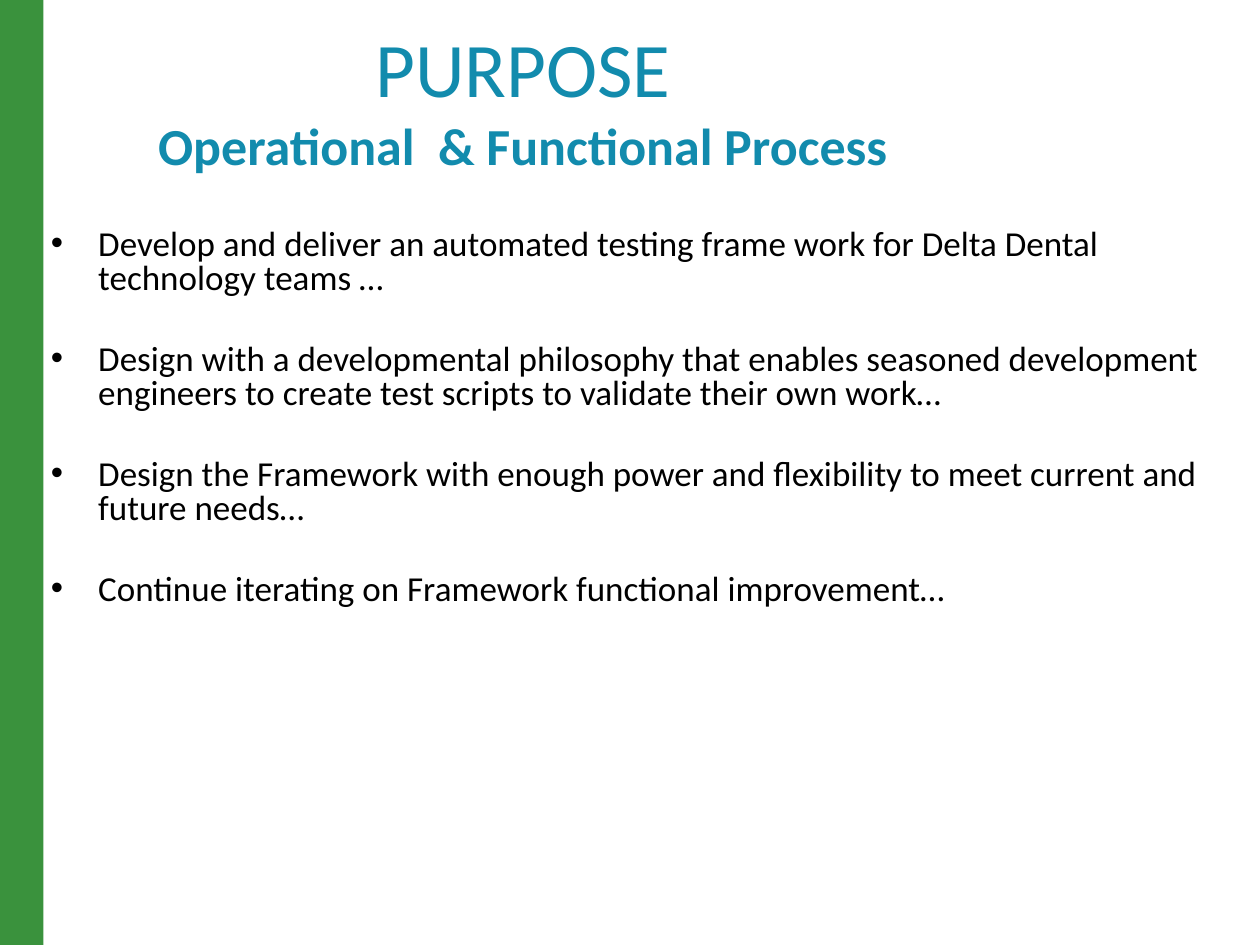
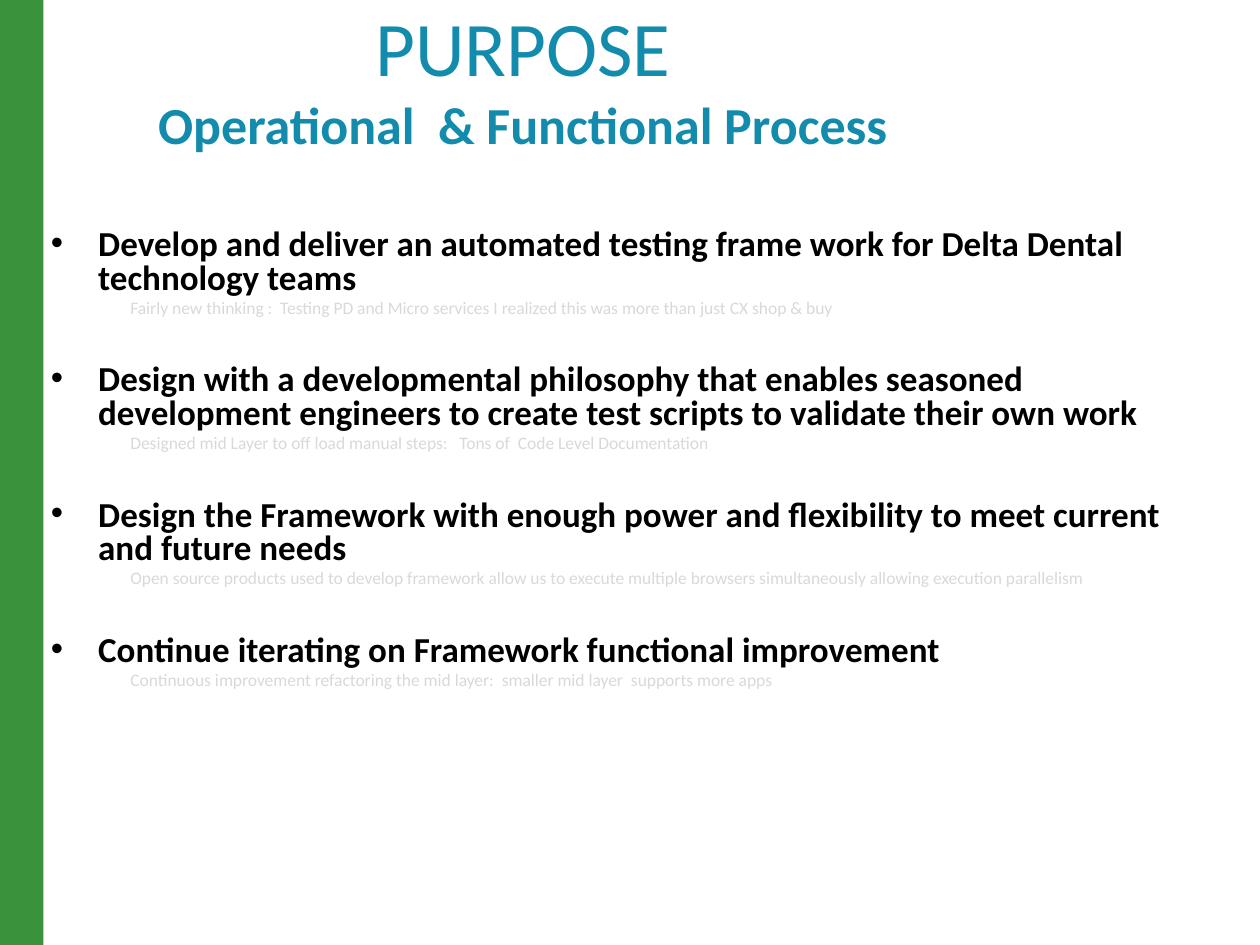
Before and after one commit to raghav9329/mainProf, a slide deck: slide 3 of CurrentWork_Delta/CX_StrategyPowerPoint.pptx. Drawn at 1260x945 pixels with LibreOffice and Linux fonts; fonts in the diff are those of the drawing. Boxes give left, top, right and bottom in pixels: in the first picture for what was removed or moved away, otherwise in the second. Text is boxed around its words. In the diff, an @@ line names an element or a change of style, - is before the commit and + after.

```diff
--- a/CurrentWork_Delta/CX_StrategyPowerPoint.pptx
+++ b/CurrentWork_Delta/CX_StrategyPowerPoint.pptx
@@ title "PURPOSE Operational & Functional Process": place and size @@
-title "PURPOSE Operational & Functional Process" at box(158, 47, 887, 174)
+title "PURPOSE Operational & Functional Process" at box(158, 26, 887, 153)
@@ text at box(98, 231, 1159, 690): text changed; size 20 to 10 pt; text colour #000000 to #D9D9D9 @@
-• Develop and deliver an automated testing frame work for Delta Dental technology teams …
-• Design with a developmental philosophy that enables seasoned development engineers to create test scripts to validate their own work…
-• Design the Framework with enough power and flexibility to meet current and future needs…
-• Continue iterating on Framework functional improvement…
+• Develop and deliver an automated testing frame work for Delta Dental technology teams
+    Fairly new thinking : Testing PD and Micro services I realized this was more than just CX shop & buy
+• Design with a developmental philosophy that enables seasoned development engineers to create test scripts to validate their own work
+    Designed mid Layer to off load manual steps: Tons of Code Level Documentation
+• Design the Framework with enough power and flexibility to meet current and future needs
+  Open source products used to develop framework allow us to execute multiple browsers simultaneously allowing execution parallelism
+• Continue iterating on Framework functional improvement
+  Continuous improvement refactoring the mid layer: smaller mid layer supports more apps
```
Also in this commit, not shown: 8 other slides changed, 1 other file.
